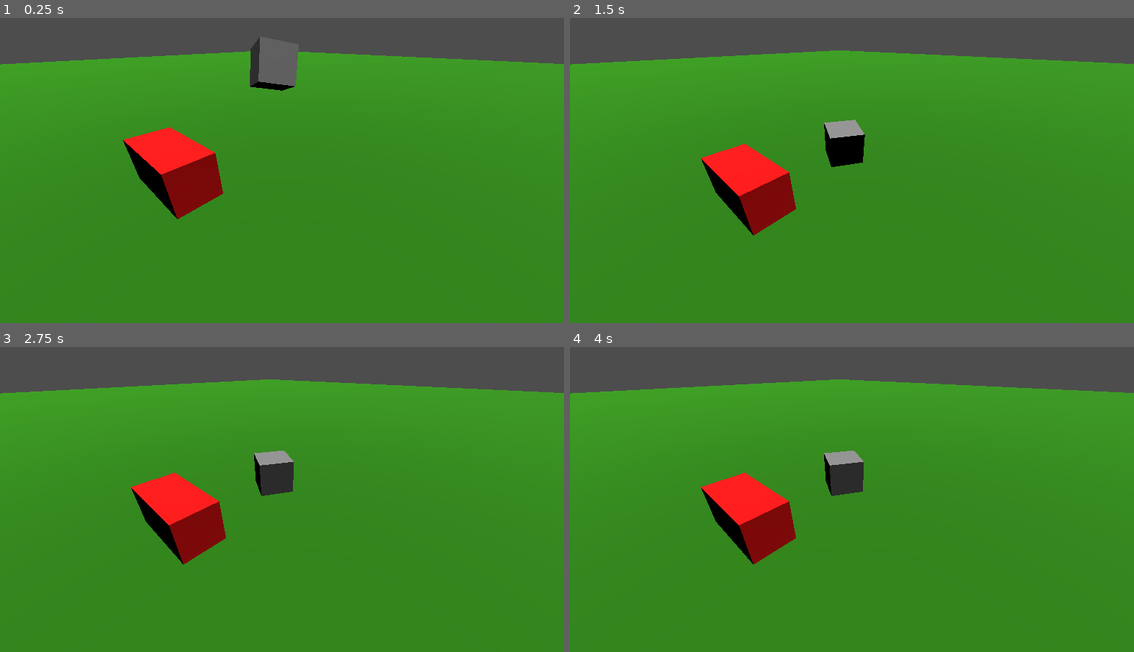
Above: before the commit, frames 1-4 (two rows, left to right).
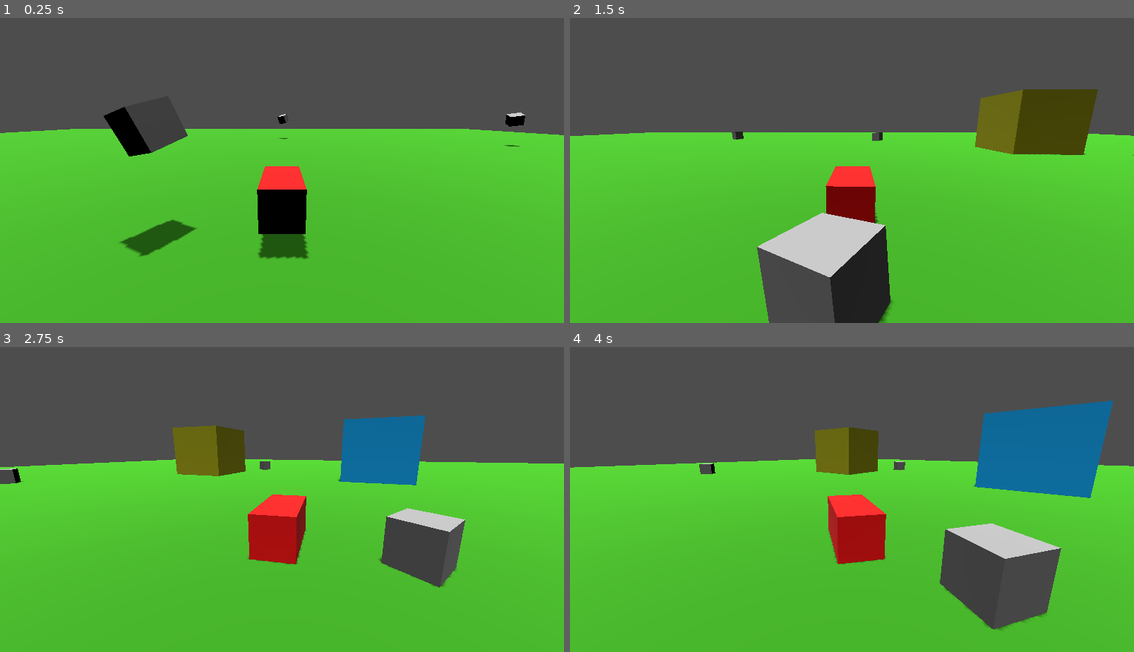
Above: after the commit, the same moments.

Repository: KevinVG207/GodotUmaKart
Game: Godot game, scene res://scenes/levels/test_level.tscn
Same seed, same stepped clock (60 frames per second), same inputs: the game is played once before the commit and once after it.
Inputs:
- Up to frame 1 (0.25 s): no input
- Up to frame 2 (1.5 s): hold D (right) 0.53-1.28 s; hold Down (ui_down) from 1.28 s (still down)
- Up to frame 3 (2.75 s): release Down (ui_down) at 2.03 s; hold D (right) from 2.03 s (still down)
- Up to frame 4 (4 s): release D (right) at 2.78 s; hold Up (ui_up) 2.78-3.53 s; hold A (left) from 3.53 s (still down)

The runs differ from the first frame. In frame 1, 86% of the frame differs, in the area x 0-100%, y 6-100%; in frame 2, 87%; in frame 3, 87%, in the area x 0-100%, y 10-100%; in frame 4, 87%.

Commit message:
More physics

Diff:
--- /dev/null
+++ b/global/global.gd
@@ -0,0 +1,3 @@
+extends Node
+
+var player_object: Vehicle = null
--- /dev/null
+++ b/scenes/control/player_camera.gd
@@ -0,0 +1,15 @@
+extends Camera3D
+
+var target: Node3D = null
+var offset: Vector3 = Vector3(-5, 2, 0)
+var look_offset: Vector3 = Vector3(0, 1, 0)
+var lerp_speed: float = 10.0
+
+func _physics_process(delta):
+	if !target:
+		return
+
+	var target_transform = target.global_transform.translated_local(offset)
+	global_transform = global_transform.interpolate_with(target_transform, lerp_speed*delta)
+
+	look_at(target.global_transform.origin + look_offset, target.transform.basis.y)
--- /dev/null
+++ b/scenes/control/player_camera.tscn
@@ -0,0 +1,7 @@
+[gd_scene load_steps=2 format=3 uid="uid://d0dhk013x7kj1"]
+
+[ext_resource type="Script" path="res://scenes/control/player_camera.gd" id="1_rf2un"]
+
+[node name="PlayerCamera" type="Camera3D"]
+transform = Transform3D(-4.37114e-08, 0.173648, -0.984808, 0, 0.984808, 0.173648, 1, 7.59039e-09, -4.30473e-08, -4.07881, 2.98554, 3.1433)
+script = ExtResource("1_rf2un")
--- /dev/null
+++ b/scenes/levels/test_level.gd
@@ -0,0 +1,5 @@
+extends Node3D
+
+
+func _ready():
+	$PlayerCamera.target = $Vehicle
--- a/scenes/levels/test_level.tscn
+++ b/scenes/levels/test_level.tscn
@@ -1,6 +1,8 @@
-[gd_scene load_steps=7 format=3 uid="uid://bupntbjgpqqtn"]
+[gd_scene load_steps=14 format=3 uid="uid://bupntbjgpqqtn"]
 
 [ext_resource type="PackedScene" uid="uid://bs4xxwi8savoj" path="res://scenes/vehicles/vehicle.tscn" id="1_j11o3"]
+[ext_resource type="PackedScene" uid="uid://d0dhk013x7kj1" path="res://scenes/control/player_camera.tscn" id="1_qx5ne"]
+[ext_resource type="Script" path="res://scenes/levels/test_level.gd" id="1_xifvm"]
 
 [sub_resource type="BoxShape3D" id="BoxShape3D_pxxh4"]
 size = Vector3(100, 1, 100)
@@ -16,7 +18,25 @@
 
 [sub_resource type="BoxShape3D" id="BoxShape3D_6d0m0"]
 
+[sub_resource type="BoxShape3D" id="BoxShape3D_axt8l"]
+size = Vector3(5, 5, 5)
+
+[sub_resource type="StandardMaterial3D" id="StandardMaterial3D_63d2d"]
+albedo_color = Color(0, 0.694118, 1, 1)
+
+[sub_resource type="BoxMesh" id="BoxMesh_5b02d"]
+material = SubResource("StandardMaterial3D_63d2d")
+size = Vector3(5, 5, 5)
+
+[sub_resource type="StandardMaterial3D" id="StandardMaterial3D_df8in"]
+albedo_color = Color(0.680109, 0.676791, 0, 1)
+
+[sub_resource type="BoxMesh" id="BoxMesh_5spkk"]
+material = SubResource("StandardMaterial3D_df8in")
+size = Vector3(5, 5, 5)
+
 [node name="TestLevel" type="Node3D"]
+script = ExtResource("1_xifvm")
 metadata/_edit_lock_ = true
 
 [node name="Floor" type="StaticBody3D" parent="."]
@@ -31,22 +51,125 @@
 mesh = SubResource("PlaneMesh_t6qve")
 skeleton = NodePath("../..")
 
-[node name="Box" type="RigidBody3D" parent="."]
+[node name="Objects" type="Node3D" parent="."]
+
+[node name="Box" type="RigidBody3D" parent="Objects"]
 transform = Transform3D(0.486335, -0.856217, -0.174274, -0.170759, -0.288737, 0.942057, -0.856924, -0.428397, -0.28663, 0, 2.94057, 0)
 collision_layer = 2
 collision_mask = 7
 
-[node name="MeshInstance3D" type="MeshInstance3D" parent="Box"]
+[node name="MeshInstance3D" type="MeshInstance3D" parent="Objects/Box"]
 mesh = SubResource("BoxMesh_aj8nn")
 
-[node name="CollisionShape3D" type="CollisionShape3D" parent="Box"]
+[node name="CollisionShape3D" type="CollisionShape3D" parent="Objects/Box"]
 shape = SubResource("BoxShape3D_6d0m0")
 
-[node name="Camera3D" type="Camera3D" parent="."]
-transform = Transform3D(0.745476, -0.34727, 0.568919, 0, 0.853551, 0.52101, -0.666532, -0.3884, 0.636302, 4.2727, 3.31614, 4.39612)
+[node name="Box2" type="RigidBody3D" parent="Objects"]
+transform = Transform3D(0.486335, -0.856217, -0.174274, -0.170759, -0.288737, 0.942057, -0.856924, -0.428397, -0.28663, -19.9362, 2.94057, -17.7901)
+collision_layer = 2
+collision_mask = 7
+
+[node name="MeshInstance3D" type="MeshInstance3D" parent="Objects/Box2"]
+mesh = SubResource("BoxMesh_aj8nn")
+
+[node name="CollisionShape3D" type="CollisionShape3D" parent="Objects/Box2"]
+shape = SubResource("BoxShape3D_6d0m0")
+
+[node name="Box3" type="RigidBody3D" parent="Objects"]
+transform = Transform3D(0.486335, -0.856217, -0.174274, -0.170759, -0.288737, 0.942057, -0.856924, -0.428397, -0.28663, -20.0378, 2.94057, 12.2564)
+collision_layer = 2
+collision_mask = 7
+
+[node name="MeshInstance3D" type="MeshInstance3D" parent="Objects/Box3"]
+mesh = SubResource("BoxMesh_aj8nn")
+
+[node name="CollisionShape3D" type="CollisionShape3D" parent="Objects/Box3"]
+shape = SubResource("BoxShape3D_6d0m0")
+
+[node name="Box4" type="RigidBody3D" parent="Objects"]
+transform = Transform3D(0.486335, -0.856217, -0.174274, -0.170759, -0.288737, 0.942057, -0.856924, -0.428397, -0.28663, -2.90084, 2.94057, 25.0272)
+collision_layer = 2
+collision_mask = 7
+
+[node name="MeshInstance3D" type="MeshInstance3D" parent="Objects/Box4"]
+mesh = SubResource("BoxMesh_aj8nn")
+
+[node name="CollisionShape3D" type="CollisionShape3D" parent="Objects/Box4"]
+shape = SubResource("BoxShape3D_6d0m0")
+
+[node name="Box5" type="RigidBody3D" parent="Objects"]
+transform = Transform3D(0.486335, -0.856217, -0.174274, -0.170759, -0.288737, 0.942057, -0.856924, -0.428397, -0.28663, 16.5231, 2.94057, 26.8048)
+collision_layer = 2
+collision_mask = 7
+
+[node name="MeshInstance3D" type="MeshInstance3D" parent="Objects/Box5"]
+mesh = SubResource("BoxMesh_aj8nn")
+
+[node name="CollisionShape3D" type="CollisionShape3D" parent="Objects/Box5"]
+shape = SubResource("BoxShape3D_6d0m0")
+
+[node name="Box6" type="RigidBody3D" parent="Objects"]
+transform = Transform3D(0.486335, -0.856217, -0.174274, -0.170759, -0.288737, 0.942057, -0.856924, -0.428397, -0.28663, 24.1641, 2.94057, 3.31646)
+collision_layer = 2
+collision_mask = 7
+
+[node name="MeshInstance3D" type="MeshInstance3D" parent="Objects/Box6"]
+mesh = SubResource("BoxMesh_aj8nn")
+
+[node name="CollisionShape3D" type="CollisionShape3D" parent="Objects/Box6"]
+shape = SubResource("BoxShape3D_6d0m0")
+
+[node name="Box7" type="RigidBody3D" parent="Objects"]
+transform = Transform3D(0.486335, -0.856217, -0.174274, -0.170759, -0.288737, 0.942057, -0.856924, -0.428397, -0.28663, 31.1082, 2.94057, -16.6871)
+collision_layer = 2
+collision_mask = 7
+
+[node name="MeshInstance3D" type="MeshInstance3D" parent="Objects/Box7"]
+mesh = SubResource("BoxMesh_aj8nn")
+
+[node name="CollisionShape3D" type="CollisionShape3D" parent="Objects/Box7"]
+shape = SubResource("BoxShape3D_6d0m0")
+
+[node name="Box8" type="RigidBody3D" parent="Objects"]
+transform = Transform3D(0.486335, -0.856217, -0.174274, -0.170759, -0.288737, 0.942057, -0.856924, -0.428397, -0.28663, 5.48927, 2.94057, -23.3775)
+collision_layer = 2
+collision_mask = 7
+
+[node name="MeshInstance3D" type="MeshInstance3D" parent="Objects/Box8"]
+mesh = SubResource("BoxMesh_aj8nn")
+
+[node name="CollisionShape3D" type="CollisionShape3D" parent="Objects/Box8"]
+shape = SubResource("BoxShape3D_6d0m0")
 
 [node name="DirectionalLight3D" type="DirectionalLight3D" parent="."]
 transform = Transform3D(-0.335452, -0.934422, 0.119702, 0, 0.127065, 0.991894, -0.942057, 0.332733, -0.042624, 0, 8.88529, 0)
+light_energy = 2.0
+shadow_enabled = true
+shadow_opacity = 0.8
+
+[node name="PlayerCamera" parent="." instance=ExtResource("1_qx5ne")]
 
 [node name="Vehicle" parent="." instance=ExtResource("1_j11o3")]
 transform = Transform3D(1, 0, 0, 0, 1, 0, 0, 0, 1, 0, 1.02645, 3.14564)
+
+[node name="BouncyWall" type="StaticBody3D" parent="." groups=["Bouncy", "Wall"]]
+transform = Transform3D(1, 0, 0, 0, 1, 0, 0, 0, 1, -14, 2, 0)
+collision_layer = 4
+collision_mask = 3
+
+[node name="CollisionShape3D" type="CollisionShape3D" parent="BouncyWall"]
+shape = SubResource("BoxShape3D_axt8l")
+
+[node name="MeshInstance3D" type="MeshInstance3D" parent="BouncyWall"]
+mesh = SubResource("BoxMesh_5b02d")
+
+[node name="Wall" type="StaticBody3D" parent="." groups=["Wall"]]
+transform = Transform3D(1, 0, 0, 0, 1, 0, 0, 0, 1, -14, 2, 15.912)
+collision_layer = 4
+collision_mask = 3
+
+[node name="CollisionShape3D" type="CollisionShape3D" parent="Wall"]
+shape = SubResource("BoxShape3D_axt8l")
+
+[node name="MeshInstance3D" type="MeshInstance3D" parent="Wall"]
+mesh = SubResource("BoxMesh_5spkk")
--- a/scenes/vehicles/vehicle.gd
+++ b/scenes/vehicles/vehicle.gd
@@ -1,19 +1,34 @@
 extends CharacterBody3D
-
+class_name Vehicle
 
 @export var max_speed: float = 10.0
-@export var max_speed_reversing: float = 4.0
-@export var accel: float = 1.0
-@export var reverse_accel: float = 0.5
-@export var brake_decel: float = 3.0
-@export var idle_decel: float = 2.0
+var max_speed_reversing: float = max_speed * 0.25
+@export var accel: float = 6.0
+var reverse_accel: float = accel * 0.5
+var brake_decel: float = 4 * accel
+var idle_decel: float = 1.5 * accel
 var cur_speed: float = 0.0
+var is_backwards: bool = false
+var max_steer: float = 2.0
+var steer_accel = 50.0
+var cur_steer = 0.0
+var bounce_vector: Vector3 = Vector3.ZERO
+var bounce_decay = 30.0
+var max_wall_speed = max_speed * 0.25
 
 # Get the gravity from the project settings to be synced with RigidBody nodes.
 var gravity = ProjectSettings.get_setting("physics/3d/default_gravity")
 
 
 func _physics_process(delta):
+	var forwards_vector = transform.basis.x
+	if forwards_vector.normalized().dot(velocity.normalized()) < 0:
+		is_backwards = true
+	else:
+		is_backwards = false
+
+	#print("Is backwards: ", is_backwards)
+
 	# Add the gravity.
 	if not is_on_floor():
 		velocity.y -= gravity * delta
@@ -23,43 +38,64 @@
 
 	var is_accel = Input.is_action_pressed("accelerate")
 	var is_brake = Input.is_action_pressed("brake")
+	var steering = Input.get_axis("right", "left")
+	#print("Steering: ", steering)
 
-	if is_accel:
-		if not is_brake:
-			#cur_speed += accel * delta
-			cur_speed = move_toward(cur_speed, max_speed, accel*delta)
+	if not is_backwards:
+		# Vehicle is moving forwards
+		if is_accel:
+			if not is_brake:
+				cur_speed = move_toward(cur_speed, max_speed, accel*delta)
+			else:
+				# Drift?
+				pass
+		elif is_brake:
+			cur_speed = move_toward(cur_speed, -max_speed_reversing, brake_decel*delta)
 		else:
-			# Drift?
-			pass
-	elif is_brake:
-		var tmp = cur_speed
-		cur_speed -= reverse_accel * delta
-		if cur_speed > 0:
-			cur_speed -= brake_decel * delta
-		#cur_speed = move_toward(cur_speed, 0, brake_decel*delta)
+			cur_speed = move_toward(cur_speed, 0.0, idle_decel*delta)
 	else:
-		#cur_speed -= idle_decel * delta
-		#cur_speed = clamp(cur_speed, 0, max_speed)
-		cur_speed = move_toward(cur_speed, 0.0, idle_decel * delta)
+		# Vehicle is moving backwards
+		if is_accel:
+			cur_speed = move_toward(cur_speed, max_speed, brake_decel*delta)
+		elif is_brake:
+			cur_speed = move_toward(cur_speed, -max_speed_reversing, reverse_accel*delta)
+		else:
+			cur_speed = move_toward(cur_speed, 0.0, idle_decel * delta)
 
 	cur_speed = clamp(cur_speed, -max_speed_reversing, max_speed)
 
-	print(cur_speed)
+	#print("Cur_speed: ", cur_speed)
 
 	var direction = transform.basis.x
 	var accel_vel = direction * cur_speed
 	velocity += accel_vel
 
 
-	## Get the input direction and handle the movement/deceleration.
-	## As good practice, you should replace UI actions with custom gameplay actions.
-	#var input_dir = Input.get_vector("ui_left", "ui_right", "ui_up", "ui_down")
-	#var direction = (transform.basis * Vector3(input_dir.x, 0, input_dir.y)).normalized()
-	#if direction:
-		#velocity.x = direction.x * SPEED
-		#velocity.z = direction.z * SPEED
-	#else:
-		#velocity.x = move_toward(velocity.x, 0, SPEED)
-		#velocity.z = move_toward(velocity.z, 0, SPEED)
+	# Steering
+	cur_steer = move_toward(cur_steer, max_steer*steering, steer_accel*delta)
+	rotate_y(deg_to_rad(cur_steer))
 
+	var vel_before_bounce = velocity
+	bounce_vector = bounce_vector.move_toward(Vector3.ZERO, bounce_decay*delta)
+	velocity += bounce_vector
+
+	var tmp_vel = velocity
 	move_and_slide()
+
+	var bounced = false
+
+	for i in range(get_slide_collision_count()):
+		var col = get_slide_collision(i)
+		var col_obj = col.get_collider()
+		if col_obj.is_in_group("Wall"):
+			cur_speed = max_wall_speed
+			tmp_vel = tmp_vel.bounce(col.get_normal())  # TODO: Per-wall absorbance?
+		if col_obj.is_in_group("Bouncy"):
+			bounced = true
+			tmp_vel = tmp_vel.bounce(col.get_normal())
+			cur_speed = 0
+
+	if bounced:
+		bounce_vector = (tmp_vel - vel_before_bounce)
+
+	print(bounce_vector.length())
